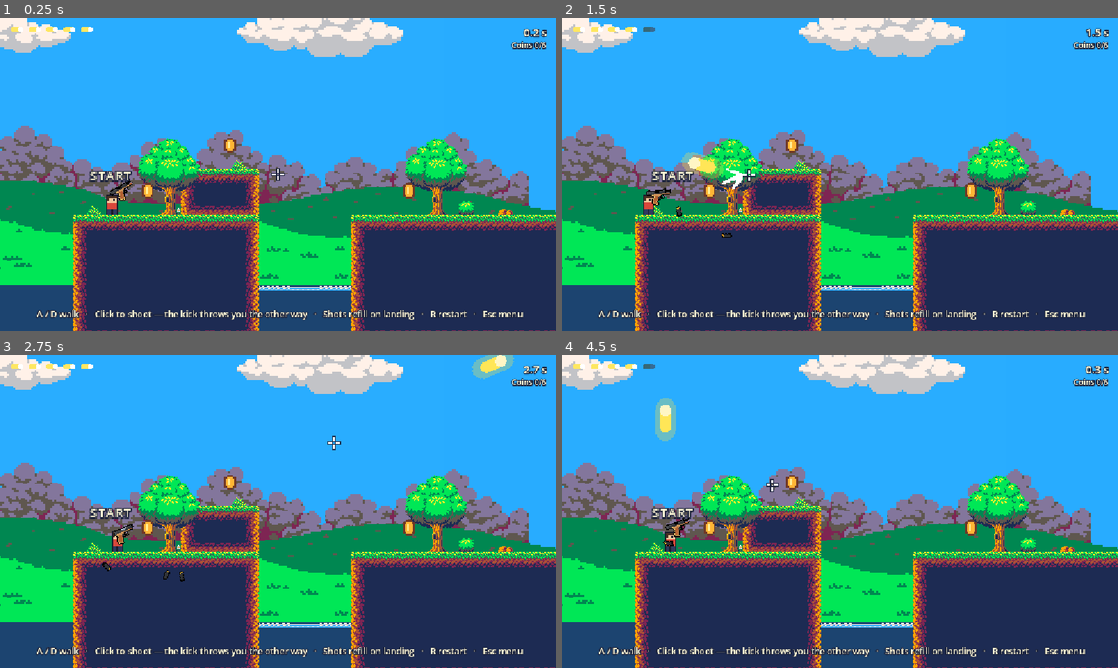
Above: before the commit, frames 1-4 (two rows, left to right).
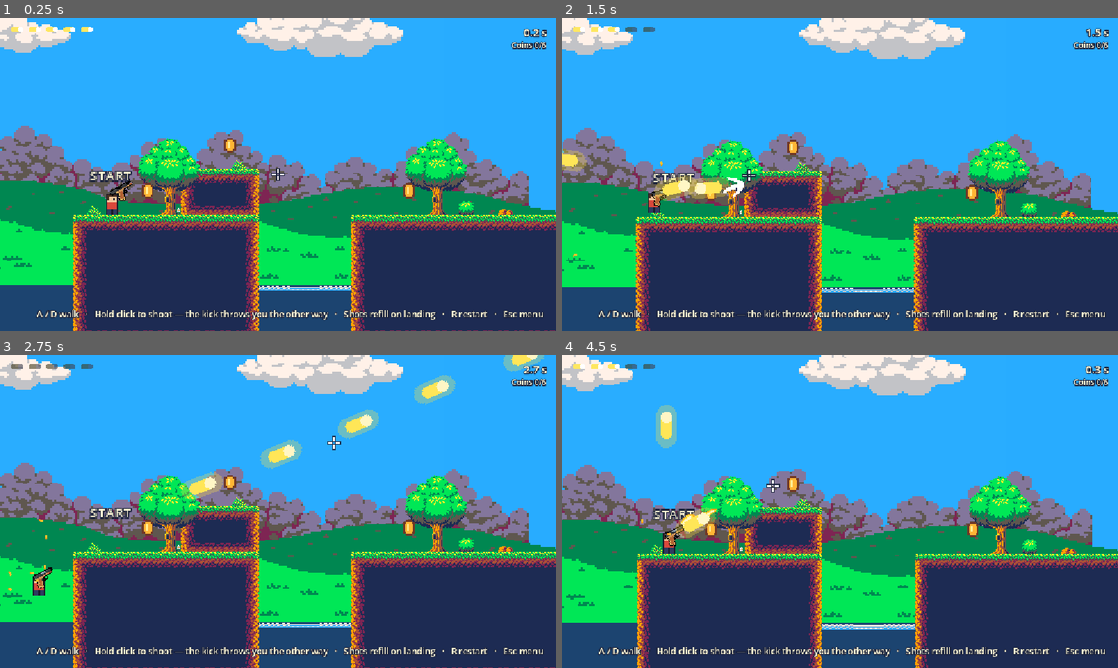
Above: after the commit, the same moments.

Repository: yuvraj-taparia/Bouncy-Bullet
Game: Godot game, scene res://game/game.tscn
Same seed, same stepped clock (60 frames per second), same inputs: the game is played once before the commit and once after it. This scene is started directly instead of the project's main scene.
Inputs (mouse positions are in pixels of both pictures, inside the frame that each line leads up to):
- Up to frame 1 (0.25 s): no input
- Up to frame 2 (1.5 s): tap Enter (ui_accept) at 0.5, 0.77, 1.25 s; move the mouse to (962, 158) at 0.52 s; press the mouse at (962, 158) at 0.53 s; hold D (move_right) 0.53-1.25 s; release the mouse at (962, 158) at 1.25 s; drag from (728, 190) to (789, 146) at 1.27 s
- Up to frame 3 (2.75 s): tap Enter (ui_accept) at 2 s; move the mouse to (333, 442) at 2.02 s; press the mouse at (333, 442) at 2.03 s; hold D (move_right) from 2.03 s (still down)
- Up to frame 4 (4.5 s): release D (move_right) at 2.75 s; release the mouse at (895, 442) at 2.75 s; tap Enter (ui_accept) at 2.75, 3.5, 3.77, 4.25 s; drag from (812, 574) to (789, 483) at 2.77 s; move the mouse to (1006, 558) at 3.52 s; press the mouse at (1006, 558) at 3.53 s; hold A (move_left) 3.53-4.25 s; tap R (restart) at 4.15 s; release the mouse at (1006, 558) at 4.25 s; drag from (673, 464) to (973, 527) at 4.27 s

The runs differ from the first frame. In frame 1, 1.1% of the frame differs, in the area x 17-98%, y 54-97%; in frame 2, 14%, in the area x 0-100%, y 0-100%; in frame 3, 4.1%; in frame 4, 13%.

Commit message:
English level names, half recoil, 1.5x gravity, hold to shoot
- Translate the 12 campaign level, world and difficulty names to English.
- Guns.RECOIL_SCALE = 0.5 halves every gun's kick (and the on-screen gun
  kick) while keeping each gun's recoil relative to the others.
- Player gravity is 1.5x (900 -> 1350), shells and dropped magazines fall
  1.5x faster too, and falling is capped at 620 px/s.
- Holding left click keeps firing at each gun's own fire rate: one shot per
  frame at most, one ammo per shot, stops on release or when empty, and
  no reload flicker between held shots. Clicks on on-screen buttons still
  don't fire. Hints and the controls screen mention holding to fire.

Co-Authored-By: Claude Opus 5.5 <noreply@anthropic.com>

Diff:
--- a/game/gun_rig.gd
+++ b/game/gun_rig.gd
@@ -89,7 +89,8 @@
 func shoot() -> void:
 	cancel_reload()
 	var h: Dictionary = data.handling
-	_recoil_mult = Vector3(randf_range(h.rot.x, h.rot.y), randf_range(h.x.x, h.x.y), randf_range(h.y.x, h.y.y))
+	# The on-screen gun kick (rotation, horizontal, vertical) is scaled down too.
+	_recoil_mult = Vector3(randf_range(h.rot.x, h.rot.y), randf_range(h.x.x, h.x.y), randf_range(h.y.x, h.y.y)) * Guns.RECOIL_SCALE
 	_recoil.stop()
 	_recoil.speed_scale = data.recoil_speed
 	_recoil.play(&"recoil")
@@ -149,6 +150,7 @@
 		return
 	var casing: Sprite2D = CASING.instantiate()
 	casing.texture = _casing_texture
+	casing.gravity *= Player.GRAVITY_SCALE
 	casing.position = gun.casing.global_position   # set before entering the tree: its script reads it in _ready
 	casing.scale.x *= _facing()
 	casing.z_index = 2
@@ -161,6 +163,7 @@
 		return
 	var mag: Sprite2D = DROP_MAG.instantiate()
 	mag.add_child(_mag_scene.instantiate())
+	mag.gravity *= Player.GRAVITY_SCALE
 	mag.position = gun.dropMag.global_position
 	mag.rotation = gun.dropMag.global_rotation
 	mag.scale.x *= _facing()
--- a/game/guns.gd
+++ b/game/guns.gd
@@ -4,7 +4,7 @@
 ## both read from this table.
 ##
 ## Gameplay
-##   recoil      how hard each shot throws you (pixels/second)
+##   recoil      how hard each shot throws you (pixels/second, before RECOIL_SCALE)
 ##   ammo        shots before you have to land
 ##   cooldown    seconds between shots
 ##   pellets     bullets per shot (spread over `spread` radians)
@@ -24,6 +24,11 @@
 const ORDER: Array[StringName] = [&"pistol", &"shotgun", &"bounce_rifle"]
 ## Every gun.
 const ALL: Array[StringName] = [&"glock", &"pistol", &"shotgun", &"bounce_rifle"]
+
+## Every gun's kick is multiplied by this (0.5 = half recoil, both the
+## horizontal and vertical push). The per-gun "recoil" values below keep
+## each gun's feel relative to the others.
+const RECOIL_SCALE := 0.5
 
 const DATA := {
 	&"pistol": {
--- a/game/hud.gd
+++ b/game/hud.gd
@@ -45,7 +45,7 @@
 	_hint.offset_top = -48
 	_hint.offset_bottom = -16
 	_hint.horizontal_alignment = HORIZONTAL_ALIGNMENT_CENTER
-	_hint.text = "A / D walk   ·   Click to shoot — the kick throws you the other way   ·   Shots refill on landing   ·   R restart   ·   Esc menu"
+	_hint.text = "A / D walk   ·   Hold click to shoot — the kick throws you the other way   ·   Shots refill on landing   ·   R restart   ·   Esc menu"
 
 	_win = _make_label(root, 34)
 	_win.set_anchors_and_offsets_preset(Control.PRESET_FULL_RECT)
--- a/game/player.gd
+++ b/game/player.gd
@@ -7,7 +7,11 @@
 signal ammo_changed(ammo: int, max_ammo: int)
 signal fired
 
-const GRAVITY := 900.0
+## Gravity multiplier for the player and falling objects (shells, magazines).
+const GRAVITY_SCALE := 1.5
+const GRAVITY := 900.0 * GRAVITY_SCALE
+## Fastest falling speed, so long drops stay readable with the stronger gravity.
+const MAX_FALL_SPEED := 620.0
 const WALK_SPEED := 100.0
 const GROUND_ACCEL := 900.0
 const AIR_ACCEL := 260.0
@@ -25,6 +29,7 @@
 var ammo := 3
 var frozen := false
 var _cooldown := 0.0
+var _trigger_held := false   ## left click is held down for automatic fire
 var _reloading := false
 var _shake := 0.0
 var _was_on_floor := true
@@ -50,7 +55,7 @@
 		aim = Vector2.RIGHT * body.facing
 	_point_gun(aim)
 
-	velocity.y += GRAVITY * delta
+	velocity.y = minf(velocity.y + GRAVITY * delta, maxf(velocity.y, MAX_FALL_SPEED))
 	var input := 0.0 if frozen else Input.get_axis(&"move_left", &"move_right")
 
 	if is_on_floor():
@@ -59,11 +64,17 @@
 		# Steer a little in the air without cancelling a big recoil launch.
 		velocity.x = move_toward(velocity.x, input * WALK_SPEED, AIR_ACCEL * delta)
 
+	# Hold left click to keep firing at the gun's own fire rate (one shot per
+	# physics frame at most). Releasing, or running out of ammo, stops it.
 	_cooldown -= delta
-	if not frozen and Input.is_action_just_pressed(&"shoot"):
-		var hovered_control := get_viewport().gui_get_hovered_control()
-		if _cooldown <= 0.0 and not hovered_control is BaseButton:
-			_shoot(aim)
+	_update_trigger()
+	if _trigger_held and ammo > 0 and _cooldown <= 0.0:
+		# While the trigger stays held, carry over the part of a frame the shot
+		# was late so fast guns keep their real fire rate. More than a frame
+		# late means the gun was idle: start fresh, no banked shots.
+		if _cooldown < -delta:
+			_cooldown = 0.0
+		_shoot(aim)
 
 	move_and_slide()
 
@@ -71,10 +82,20 @@
 	if on_floor and not _was_on_floor:
 		_squash(Vector2(1.3, 0.75))
 	_was_on_floor = on_floor
-	if on_floor and ammo < max_ammo and not _reloading:
+	# Reload on the ground, but not between shots of a held trigger.
+	var firing := _trigger_held and ammo > 0
+	if on_floor and ammo < max_ammo and not _reloading and not firing:
 		_start_reload()
 
 	_update_shake(delta)
+
+
+func _update_trigger() -> void:
+	if frozen or not Input.is_action_pressed(&"shoot"):
+		_trigger_held = false
+	elif Input.is_action_just_pressed(&"shoot"):
+		# A click on an on-screen button (like MENU) is not a shot.
+		_trigger_held = not get_viewport().gui_get_hovered_control() is BaseButton
 
 
 func _point_gun(aim: Vector2) -> void:
@@ -88,14 +109,14 @@
 	if ammo <= 0:
 		return
 	ammo -= 1
-	_cooldown = gun_data.cooldown
+	_cooldown += gun_data.cooldown
 	_reloading = false
 
 	# Stop any motion toward where we're aiming, then kick the other way.
 	var along := velocity.dot(aim)
 	if along > 0.0:
 		velocity -= aim * along
-	velocity += -aim * float(gun_data.recoil)
+	velocity += -aim * float(gun_data.recoil) * Guns.RECOIL_SCALE
 	velocity = velocity.limit_length(MAX_SPEED)
 
 	# The gun scene's shoot animation shows the muzzle flash and ejects the casing.
--- a/ui/game_menu.gd
+++ b/ui/game_menu.gd
@@ -6,18 +6,18 @@
 ## the rectangles below are in the picture's own pixels (1024 x 572).
 
 const LEVELS := [
-	["Wiesenland", "Wiesenpfad", "Leicht", preload("res://maps/campaign/meadow_path.tscn")],
-	["Wiesenland", "Hangwiese", "Mittel", preload("res://maps/campaign/hillside.tscn")],
-	["Wiesenland", "Nashornpass", "Schwer", preload("res://maps/campaign/rhino_pass.tscn")],
-	["Flussland", "Sandbank", "Leicht", preload("res://maps/campaign/sandbank.tscn")],
-	["Flussland", "Biberdamm", "Mittel", preload("res://maps/campaign/beaver_dam.tscn")],
-	["Flussland", "Stromschnellen", "Schwer", preload("res://maps/campaign/rapids.tscn")],
-	["Tiefenhöhle", "Grotte", "Leicht", preload("res://maps/campaign/grotto.tscn")],
-	["Tiefenhöhle", "Wurmtunnel", "Mittel", preload("res://maps/campaign/worm_tunnel.tscn")],
-	["Tiefenhöhle", "Tiefenschacht", "Schwer", preload("res://maps/campaign/deep_shaft.tscn")],
-	["Dschungelruinen", "Tempelgarten", "Leicht", preload("res://maps/campaign/temple_garden.tscn")],
-	["Dschungelruinen", "Rankenhallen", "Mittel", preload("res://maps/campaign/vine_halls.tscn")],
-	["Dschungelruinen", "Kronendach", "Schwer", preload("res://maps/campaign/canopy.tscn")],
+	["Meadowlands", "Meadow Path", "Easy", preload("res://maps/campaign/meadow_path.tscn")],
+	["Meadowlands", "Hillside", "Medium", preload("res://maps/campaign/hillside.tscn")],
+	["Meadowlands", "Rhino Pass", "Hard", preload("res://maps/campaign/rhino_pass.tscn")],
+	["Riverlands", "Sandbank", "Easy", preload("res://maps/campaign/sandbank.tscn")],
+	["Riverlands", "Beaver Dam", "Medium", preload("res://maps/campaign/beaver_dam.tscn")],
+	["Riverlands", "Rapids", "Hard", preload("res://maps/campaign/rapids.tscn")],
+	["Deep Caves", "Grotto", "Easy", preload("res://maps/campaign/grotto.tscn")],
+	["Deep Caves", "Worm Tunnel", "Medium", preload("res://maps/campaign/worm_tunnel.tscn")],
+	["Deep Caves", "Deep Shaft", "Hard", preload("res://maps/campaign/deep_shaft.tscn")],
+	["Jungle Ruins", "Temple Garden", "Easy", preload("res://maps/campaign/temple_garden.tscn")],
+	["Jungle Ruins", "Vine Halls", "Medium", preload("res://maps/campaign/vine_halls.tscn")],
+	["Jungle Ruins", "Canopy", "Hard", preload("res://maps/campaign/canopy.tscn")],
 ]
 const GAME := preload("res://game/game.tscn")
 
@@ -275,7 +275,7 @@
 	var rows := [
 		["A / D", "WALK"],
 		["MOUSE", "AIM THE GUN"],
-		["LEFT CLICK", "SHOOT - THE KICK THROWS YOU BACK"],
+		["LEFT CLICK", "SHOOT - HOLD FOR AUTO FIRE"],
 		["LAND", "RELOAD YOUR SHOTS"],
 		["R", "RESTART THE LEVEL"],
 		["ESC", "BACK TO THE MENU"],
